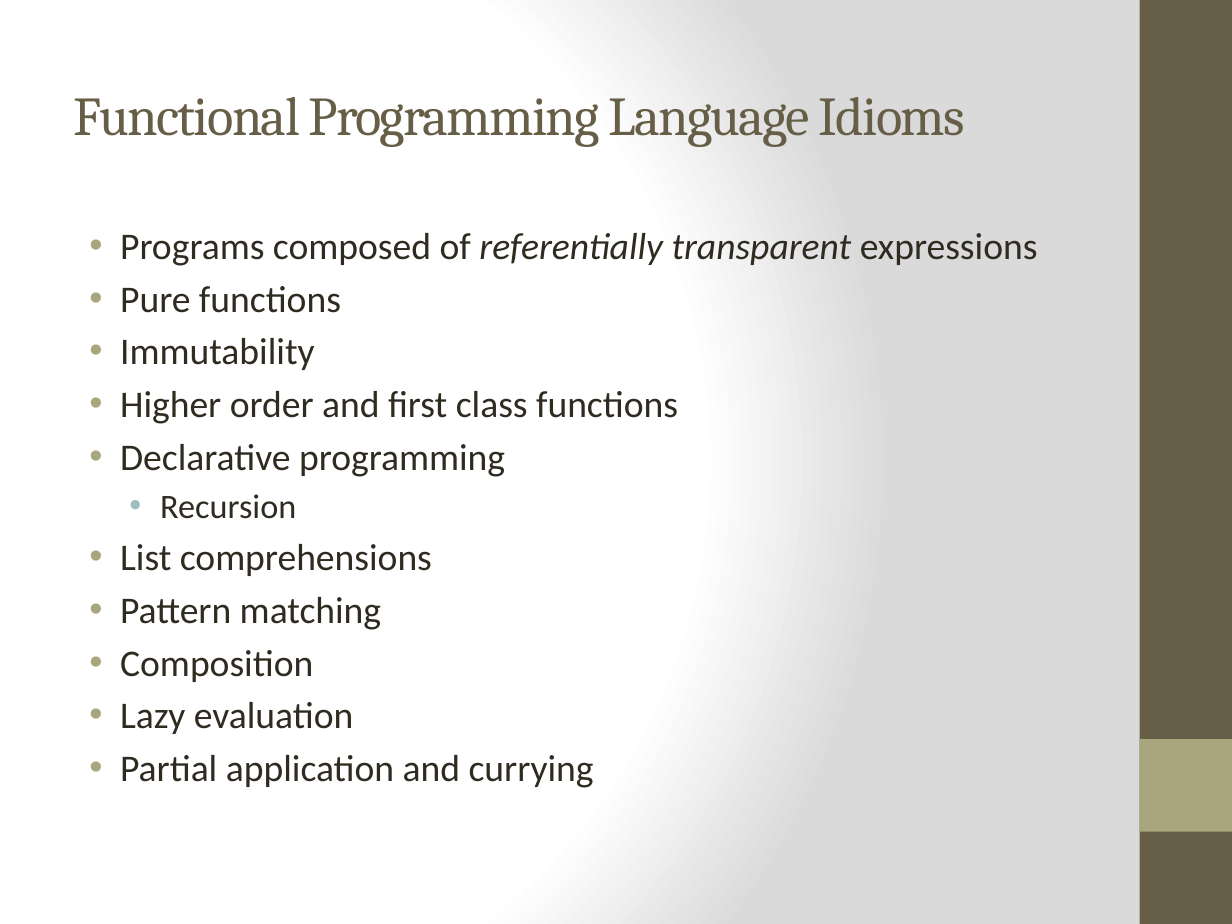
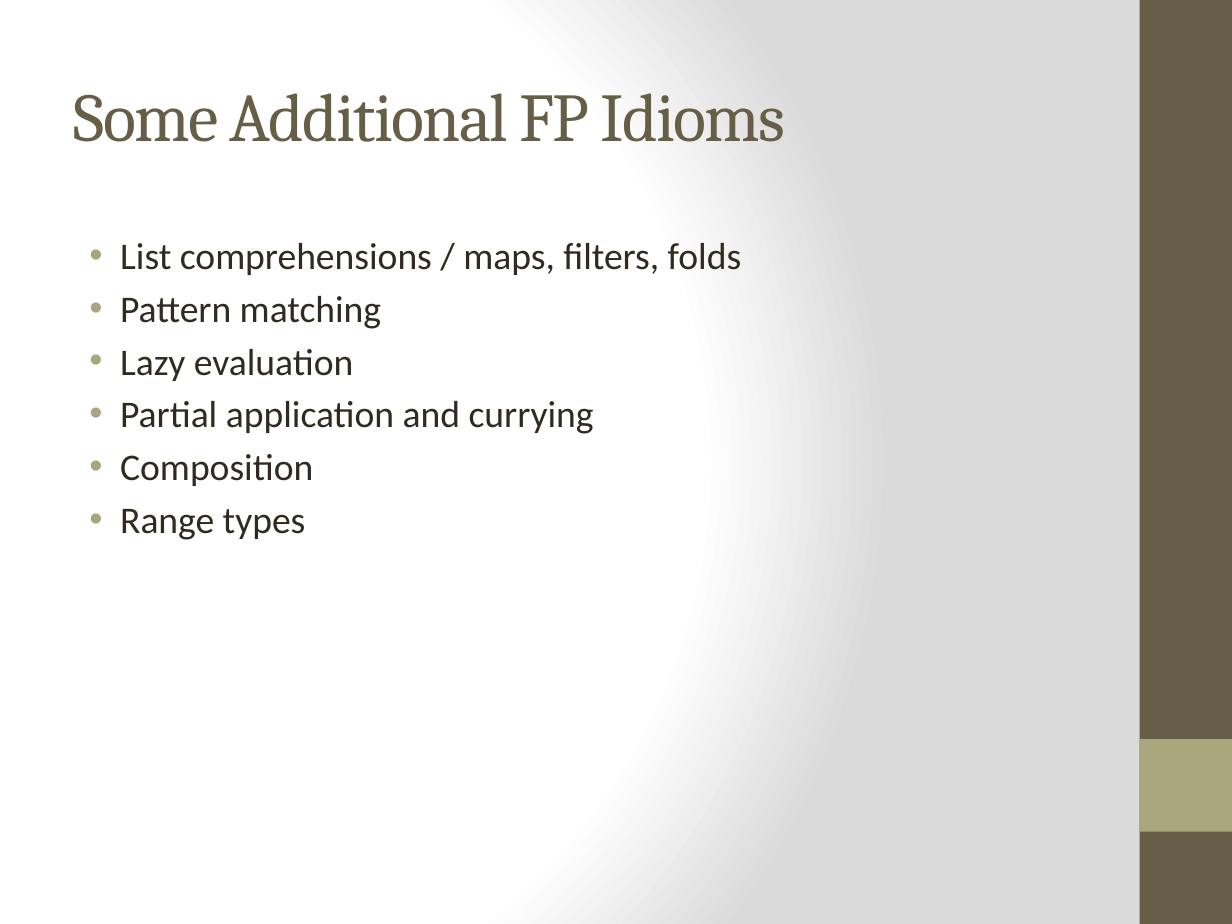
Before and after one commit to bjhartin/FoundationsOfFunctionalProgramming, a slide deck: slide 9 of FoundationsOfFunctionalProgramming.pptx (slide 10 before the commit). Drawn at 1232x924 pixels with LibreOffice and Linux fonts; fonts in the diff are those of the drawing. Boxes give left, top, right and bottom in pixels: in the first picture for what was removed or moved away, otherwise in the second. Text is boxed around its words. In the diff, an @@ line names an element or a change of style, - is before the commit and + after.

```diff
--- a/FoundationsOfFunctionalProgramming.pptx
+++ b/FoundationsOfFunctionalProgramming.pptx
@@ title at bbox=[74, 93, 786, 142]: text changed; size 32 to 40 pt @@
-Functional Programming Language Idioms
+Some Additional FP Idioms
@@ text "List comprehensions / maps, filters, ...": place and size @@
-text "List comprehensions / maps, filters, ..." at bbox=[120, 233, 1038, 788]
+text "List comprehensions / maps, filters, ..." at bbox=[120, 243, 742, 540]
@@ text at bbox=[120, 243, 742, 275]: text changed @@
-• Programs composed of referentially transparent expressions
-• Pure functions
-• Immutability
-• Higher order and first class functions
-• Declarative programming
-  • Recursion
-• List comprehensions
+• List comprehensions / maps, filters, folds
@@ text at bbox=[120, 454, 313, 540]: paragraphs added @@
+• Composition
+• Range types
@@ text at bbox=[120, 650, 313, 682]: paragraph removed @@
-• Composition
```
Also in this commit, not shown: 31 other slides changed, 3 slides added, 7 slides removed, 1 other file.
